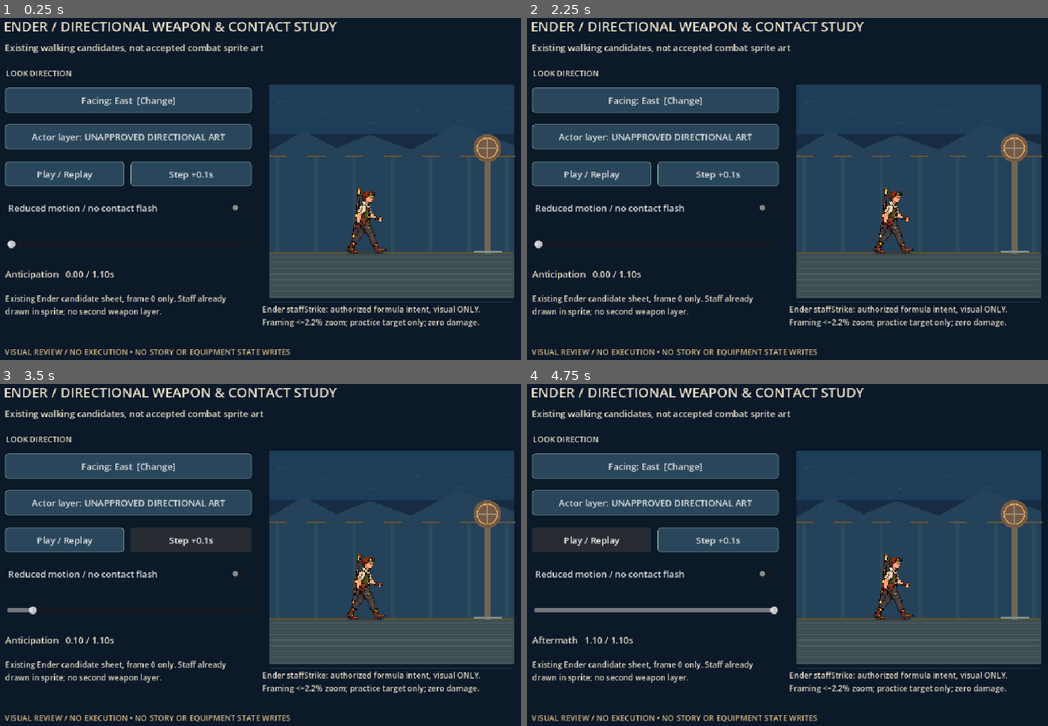
Above: before the commit, frames 1-4 (two rows, left to right).
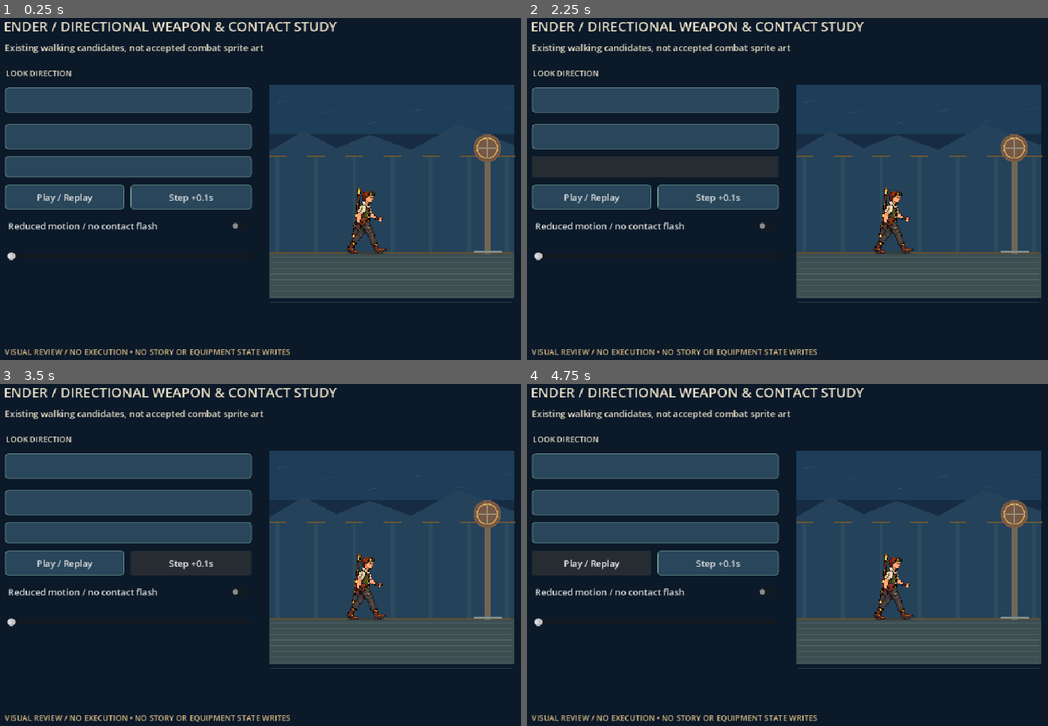
Above: after the commit, the same moments.

Repository: ndrorchestration/ToSailaStarrySky-jrpg
Game: Godot game, scene res://scenes/weapon_directional_cinematic_review.tscn
Same seed, same stepped clock (60 frames per second), same inputs: the game is played once before the commit and once after it. This scene is started directly instead of the project's main scene.
Inputs (mouse positions are in pixels of both pictures, inside the frame that each line leads up to):
- Up to frame 1 (0.25 s): no input
- Up to frame 2 (2.25 s): click (657, 137) at 0.5 s; click (657, 137) at 1.25 s; click (657, 165) at 2.02 s
- Up to frame 3 (3.5 s): click "Step +0.1s" at 2.75 s
- Up to frame 4 (4.75 s): click "Play / Replay" at 3.5 s; click "Playing…" (after the commit: "Play / Replay") at 4.25 s

The runs differ from the first frame. In frame 1, 8.5% of the frame differs, in the area x 0-93%, y 22-91%; in frame 2, 10%; in frame 3, 9.2%; in frame 4, 9.8%.
Error after the commit: Invalid assignment of property or key 'show_review_effects' with value of type 'bool' on a base object of type 'Node2D (weapon_combat_pose_review.gd)'. (res://…

Commit message:
feat(godot): opt-in four-direction authored staff combat poses in review scene with candidate/mannequin A/B

Diff:
--- a/godot/scripts/weapon_directional_cinematic_review.gd
+++ b/godot/scripts/weapon_directional_cinematic_review.gd
@@ -5,6 +5,7 @@
 const Adapter = preload("res://scripts/weapon_battle_visual_adapter.gd")
 const Pose = preload("res://scripts/weapon_combat_pose_review.gd")
 const Layer = preload("res://scripts/weapon_directional_character_review.gd")
+const CombatLayer = preload("res://scripts/ender_staff_combat_keyframe_review.gd")
 const CameraStudy = preload("res://scripts/weapon_cinematic_contact_review.gd")
 const Marker = preload("res://scripts/weapon_training_contact_marker.gd")
 const FACINGS: Array[String] = ["east","west","south","north"]
@@ -15,14 +16,17 @@
 var framing = CameraStudy.new()
 var facing_index: int = 0
 var show_candidate: bool = true
+var show_combat_pose: bool = false
 var reduced_motion: bool = false
 var elapsed: float = 0.0
 var playing: bool = false
 var stage: Node2D
 var directional: Node2D
+var combat_layer: Node2D
 var marker: Node2D
 var facing_button: Button
 var candidate_button: Button
+var combat_button: Button
 var play_button: Button
 var motion_button: CheckButton
 var scrubber: HSlider
@@ -50,7 +54,11 @@
         "actorId":str(pose.get("actorId","")),
         "weaponId":str(pose.get("weaponId","")),
         "formulaActionId":str(pose.get("formulaActionId","")),
-        "candidateShown":show_candidate,
+        "candidateShown":show_candidate and not show_combat_pose,
+        "authoredCombatPoseShown":show_combat_pose,
+        "combatArtAuthority":str(combat_layer.visual_contract().get("source","")) if combat_layer != null else "",
+        "combatGripError":float(combat_layer.visual_contract().get("gripError",-1.0)) if combat_layer != null else -1.0,
+        "combatBootsGrounded":bool(combat_layer.visual_contract().get("footGrounding",false)) if combat_layer != null else false,
         "face":current_facing(),
         "texturePath":str(visual.get("texturePath","")),
         "spriteFrame":int(visual.get("spriteFrame",-1)),
@@ -106,21 +114,23 @@
     facing_button.pressed.connect(_cycle_facing)
     candidate_button = _button("",Vector2(31,208),Vector2(438,45))
     candidate_button.pressed.connect(_toggle_candidate)
-    play_button = _button("Play / Replay",Vector2(31,275),Vector2(211,44))
+    combat_button = _button("",Vector2(31,265),Vector2(438,38))
+    combat_button.pressed.connect(_toggle_combat_pose)
+    play_button = _button("Play / Replay",Vector2(31,316),Vector2(211,44))
     play_button.pressed.connect(_play)
-    var step := _button("Step +0.1s",Vector2(254,275),Vector2(215,44))
+    var step := _button("Step +0.1s",Vector2(254,316),Vector2(215,44))
     step.pressed.connect(_step)
 
     motion_button = CheckButton.new()
     motion_button.text = "Reduced motion / no contact flash"
-    motion_button.position = Vector2(30,337)
+    motion_button.position = Vector2(30,369)
     motion_button.size = Vector2(440,40)
     motion_button.add_theme_font_size_override("font_size",16)
     motion_button.toggled.connect(_set_motion)
     add_child(motion_button)
 
     scrubber = HSlider.new()
-    scrubber.position = Vector2(34,407)
+    scrubber.position = Vector2(34,428)
     scrubber.size = Vector2(435,31)
     scrubber.min_value = 0.0
     scrubber.max_value = 100.0
@@ -128,7 +138,7 @@
     scrubber.value_changed.connect(_scrub)
     add_child(scrubber)
 
-    phase_label = _label("",Vector2(31,463),Vector2(437,35),16)
+    phase_label = _label("",Vector2(31,477),Vector2(437,35),16)
     status_label = _label("",Vector2(31,509),Vector2(438,66),14)
     evidence_label = _label("",Vector2(488,528),Vector2(456,60),14)
 
@@ -142,6 +152,10 @@
     directional = Layer.new()
     directional.name = "DirectionalCandidateLayer"
     stage.add_child(directional)
+    combat_layer = CombatLayer.new()
+    combat_layer.name = "AuthoredStaffCombatPoseLayer"
+    combat_layer.visible = false
+    stage.add_child(combat_layer)
     marker = Marker.new()
     marker.name = "VisualOnlyContactMarker"
     stage.add_child(marker)
@@ -155,7 +169,12 @@
     _refresh()
 
 func _toggle_candidate() -> void:
+    show_combat_pose = false
     show_candidate = not show_candidate
+    _refresh()
+
+func _toggle_combat_pose() -> void:
+    show_combat_pose = not show_combat_pose
     _refresh()
 
 func _set_motion(active: bool) -> void:
@@ -201,27 +220,35 @@
     stage.apply_pose(pose)
     directional.set_facing(current_facing())
     directional.apply_battle_pose(pose)
-    stage.show_mannequin = not show_candidate
-    stage.weapon.visible = not show_candidate
-    directional.visible = show_candidate
+    combat_layer.set_facing(current_facing())
+    combat_layer.apply_battle_pose(pose)
+    stage.show_mannequin = not show_candidate and not show_combat_pose
+    stage.weapon.visible = not show_candidate and not show_combat_pose
+    stage.show_review_effects = not show_combat_pose
+    combat_layer.visible = show_combat_pose
+    directional.visible = show_candidate and not show_combat_pose
     stage.queue_redraw()
     marker.apply_cue(camera)
     stage.position = Vector2(718,324) + Vector2(camera["stageShift"])
     stage.scale = Vector2.ONE*float(camera["zoom"])
     facing_button.text = "Facing: "+current_facing().capitalize()+"  [Change]"
-    candidate_button.text = "Actor layer: "+(
-        "UNAPPROVED DIRECTIONAL ART" if show_candidate else "NEUTRAL TRAINING FIGURE")
+    candidate_button.text = "Reference: "+(
+        "DIRECTIONAL WALK CANDIDATES" if show_candidate else "GEOMETRIC MANNEQUIN")
+    combat_button.text = "Combat keyframes: "+("ON / ORIGINAL REVIEW" if show_combat_pose else "OFF / COMPARE")
     play_button.text = "Playing…" if playing else "Play / Replay"
     phase_label.text = "%s   %0.2f / %0.2fs" % [
         str(pose["phase"]).capitalize(),float(pose["elapsed"]),float(pose["duration"])
     ]
-    status_label.text = (
-        "Existing Ender candidate sheet, frame 0 only. Staff already drawn "
-        + "in sprite; no second weapon layer." if show_candidate else
-        "Abstract mannequin comparison; no accepted character art."
-    )
+    if show_combat_pose:
+        status_label.text = ("Original layered staff combat poses, four facings; "
+            + "feet planted and both hands on the wrapped grip. Not accepted art.")
+    elif show_candidate:
+        status_label.text = ("Existing Ender walking sprite, frame 0 only. "
+            + "Staff embedded in source. Not combat artwork.")
+    else:
+        status_label.text = "Neutral mannequin comparison; no approved sprite assets."
     evidence_label.text = (
         "Ender staffStrike: authorized formula intent, visual ONLY.\n"
-        + "Framing <=2.2% zoom; practice target only; zero damage."
+        + "Framing ≤2.2%; visual-only target; no damage."
     )
     scrubber.set_value_no_signal(float(pose["progress"])*100.0)
